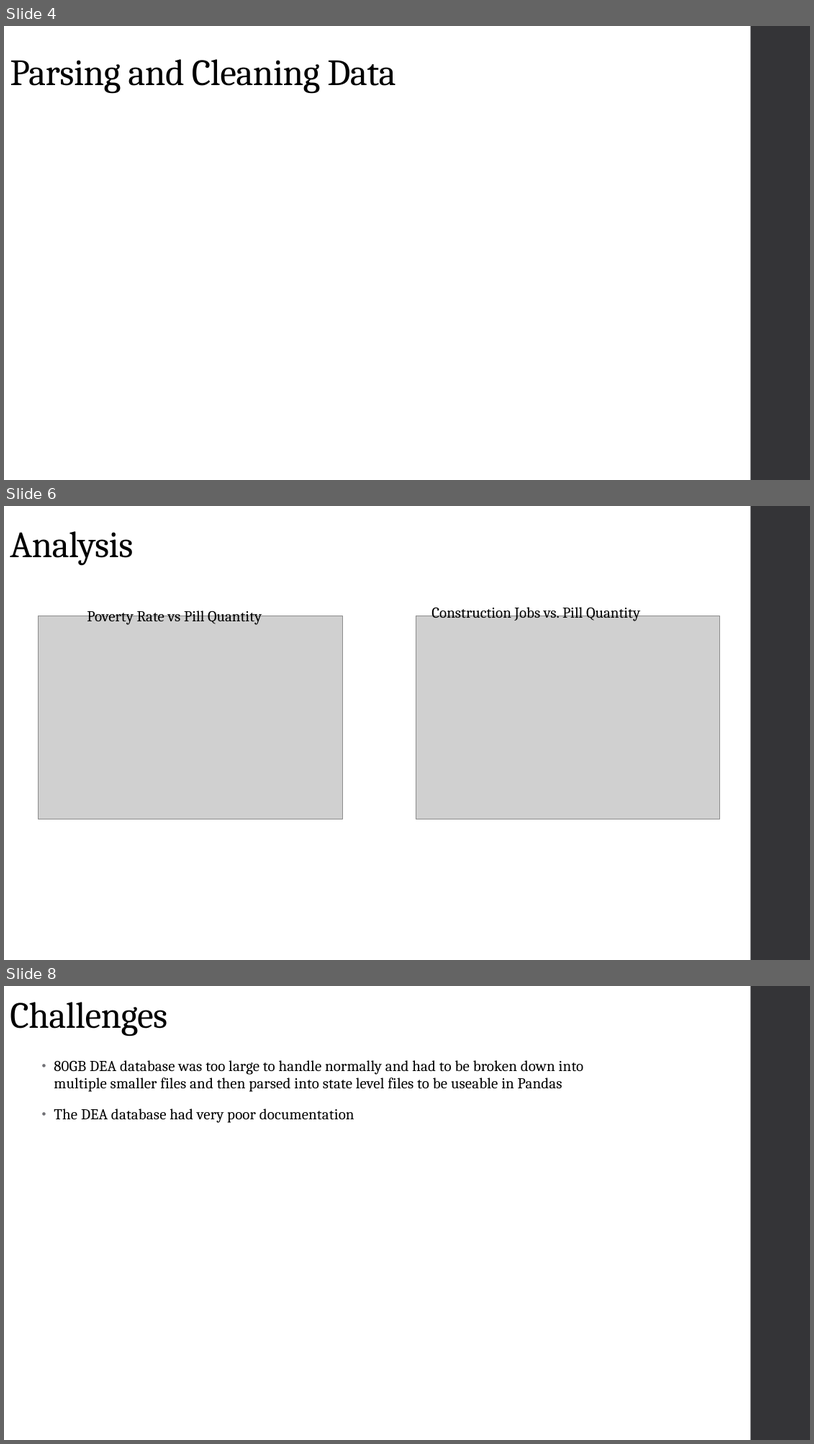
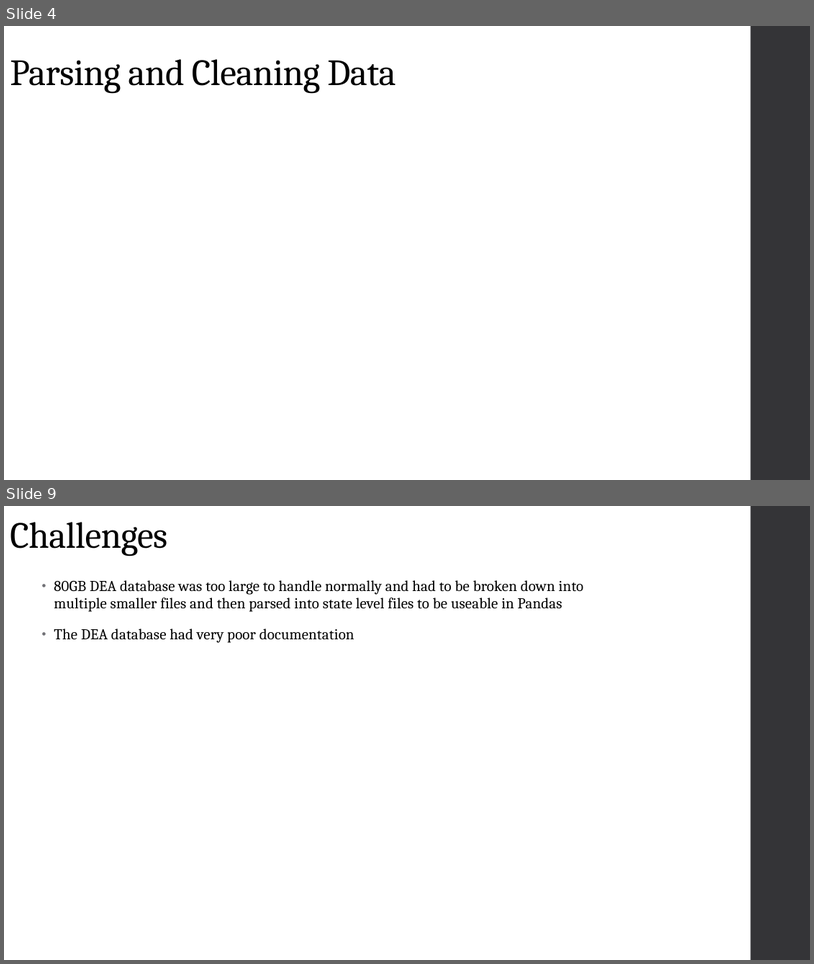
Before and after one commit to wtcarnes/Project-7-, a slide deck: Digging into the DEA.pptx. Shown one above the other, each under a label of ours: slides 4, 6 and 8 before the commit, slides 4 and 9 after it; the slides between them are not shown. The pictures are 814x1444 and 814x964 pixels, drawn with LibreOffice and Linux fonts; fonts in the diff are those of the drawing; grey boxes stand for pictures. Boxes give left, top, right and bottom in pixels: in the first picture for what was removed or moved away, otherwise in the second. Text is boxed around its words. In the diff, an @@ line names an element or a change of style, - is before the commit and + after.

```diff
--- a/Digging into the DEA.pptx
+++ b/Digging into the DEA.pptx
@@ slide 6 removed at [4, 506, 810, 960], background #FFFFFF; not listed: 1 template element that a slide beside it also shows @@
@@ title removed at [10, 531, 133, 566] @@
-Analysis
@@ text removed at [87, 607, 262, 625] @@
-Poverty Rate vs Pill Quantity
@@ text removed at [432, 604, 640, 621] @@
-Construction Jobs vs. Pill Quantity
@@ picture removed at [39, 615, 343, 818] @@
@@ picture removed at [416, 615, 720, 818] @@
@@ what was slide 8 is now slide 9 @@
```
Also in this commit, not shown: 2 slides changed, 3 slides added, 1 other slide removed, 2 other files.
